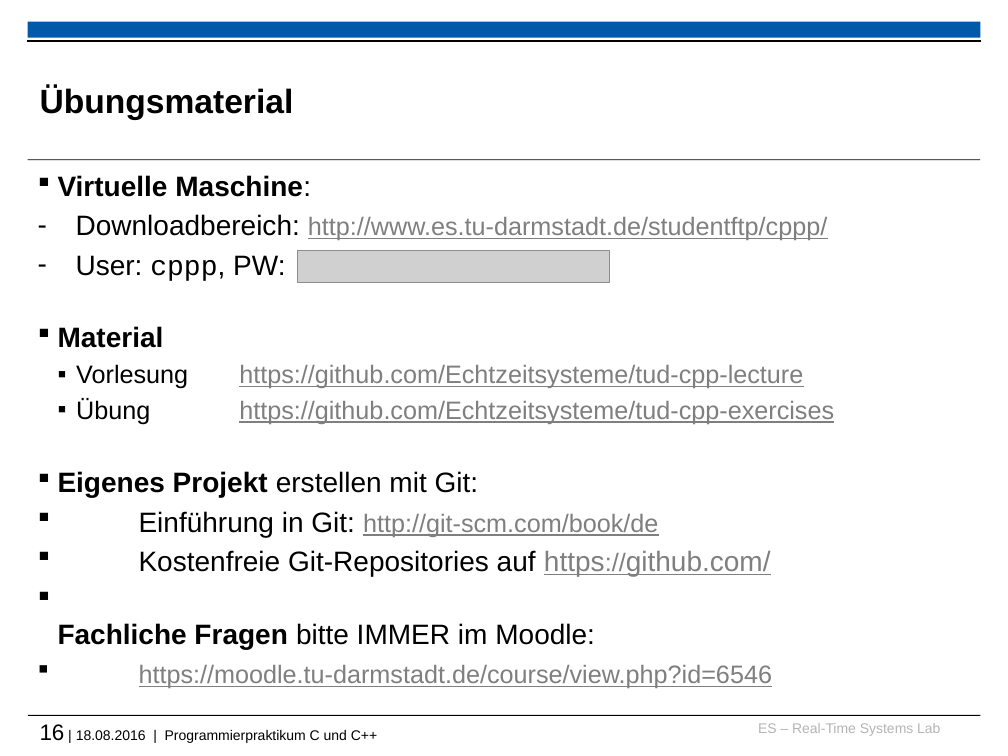
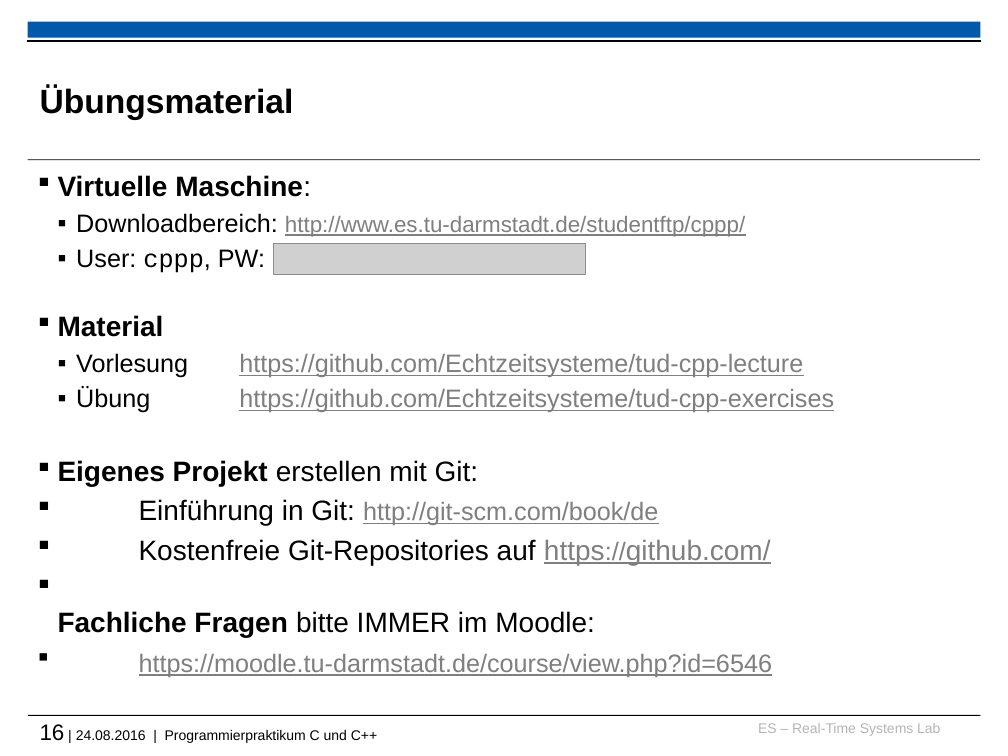
Before and after one commit to h82k/tud-cppp, a slide deck: slide 16 of cppp_lecture.pptx. Drawn at 1008x756 pixels with LibreOffice and Linux fonts; fonts in the diff are those of the drawing; grey boxes stand for pictures; background and template pictures are left out. Boxes give left, top, right and bottom in pixels: in the first picture for what was removed or moved away, otherwise in the second. Text is boxed around its words. In the diff, an @@ line names an element or a change of style, - is before the commit and + after.

```diff
--- a/cppp_lecture.pptx
+++ b/cppp_lecture.pptx
@@ text at <box>76,213,745,273</box>: size 20 to 18 pt in "Downloadbereich:", "User: cppp, PW:"; size 18 to 16 pt in "http://www.es.tu-darmstadt.de/studentftp/cppp/"; bullet - to ▪; list level 1 to 2 in "Downloadbereich: http://www.es.tu-darmstadt.de/studentftp/cp ..."; list level 1 to 2 in "User: cppp, PW:" @@
@@ picture: place and size @@
-picture at <box>297,251,609,282</box>
+picture at <box>274,243,586,274</box>
@@ text at <box>40,724,377,743</box>: text changed @@
-16 | 18.08.2016 | Programmierpraktikum C und C++
+16 | 24.08.2016 | Programmierpraktikum C und C++
```
Also in this commit, not shown: 11 other slides changed, 1 other file.
